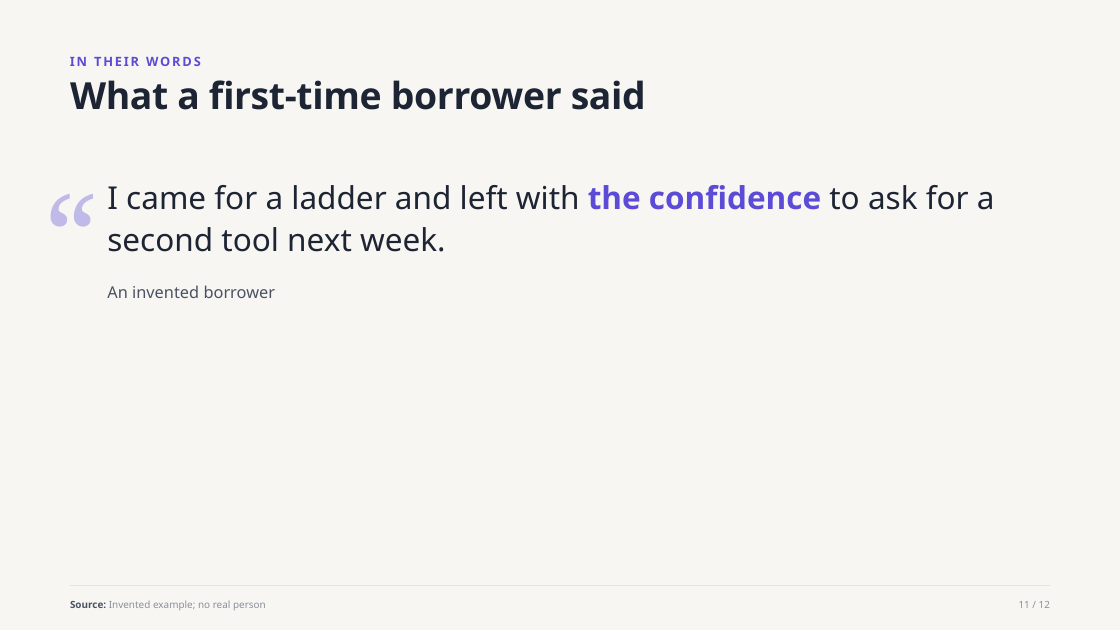
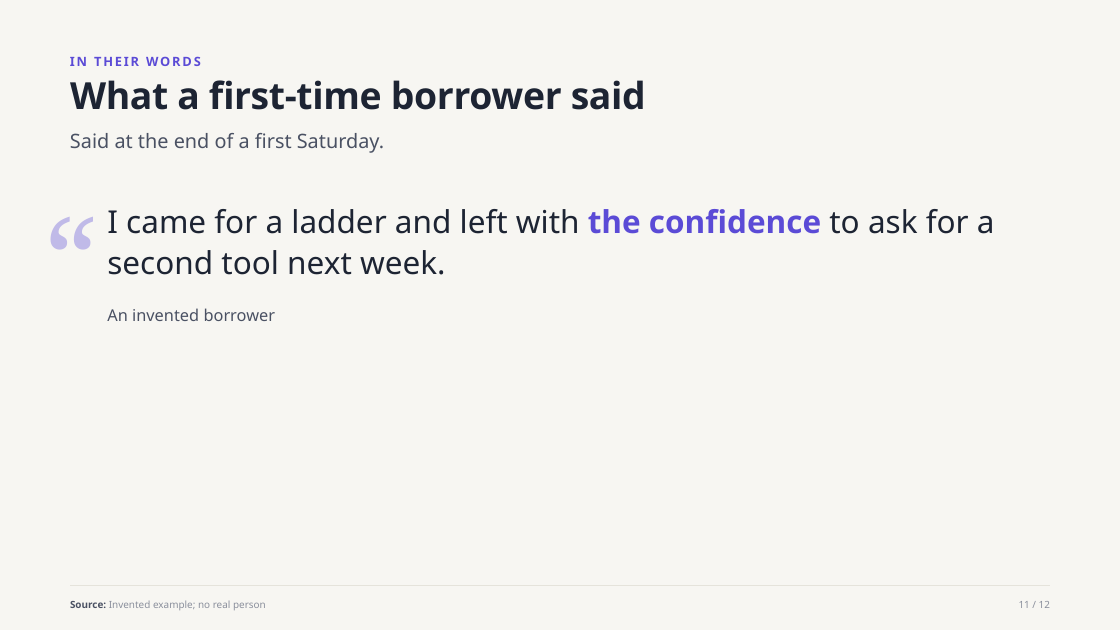
Before and after one commit to witt3rd/publishing, a slide deck: slide 11 of docs/samples/house-style-explainer-v1.pptx. Drawn at 1120x630 pixels with LibreOffice and Linux fonts; fonts in the diff are those of the drawing. Boxes give left, top, right and bottom in pixels: in the first picture for what was removed or moved away, otherwise in the second. Text is boxed around its words. In the diff, an @@ line names an element or a change of style, - is before the commit and + after.

```diff
--- a/docs/samples/house-style-explainer-v1.pptx
+++ b/docs/samples/house-style-explainer-v1.pptx
@@ text added at (70, 133, 384, 153), 17 pt, text #4A5163 @@
+Said at the end of a first Saturday.
@@ 3 texts: place and size @@
-3 texts at (45, 150, 995, 302)
+3 texts at (45, 173, 995, 325)
```
Also in this commit, not shown: 6 other slides changed, 5 other files.
